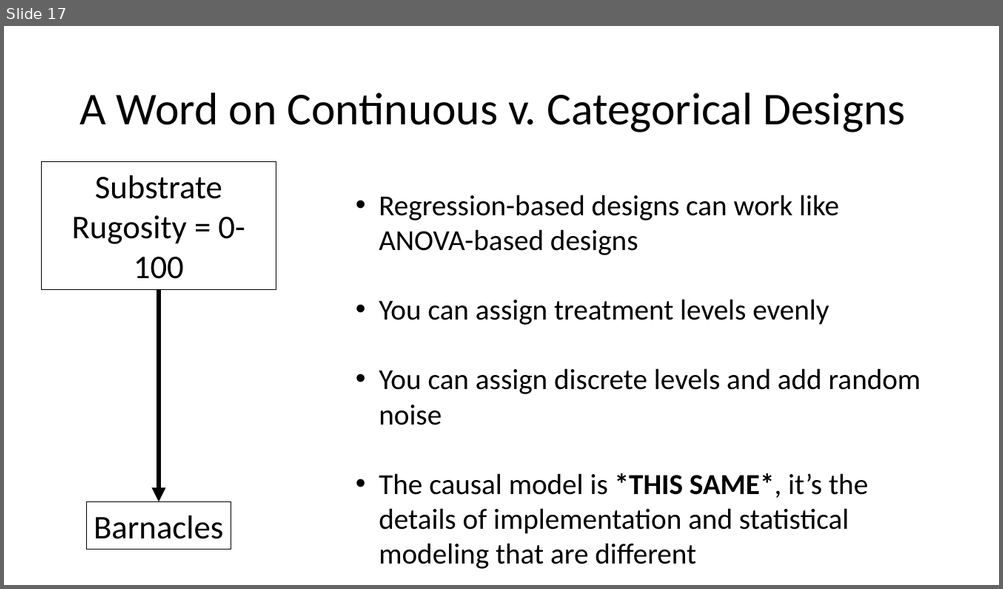
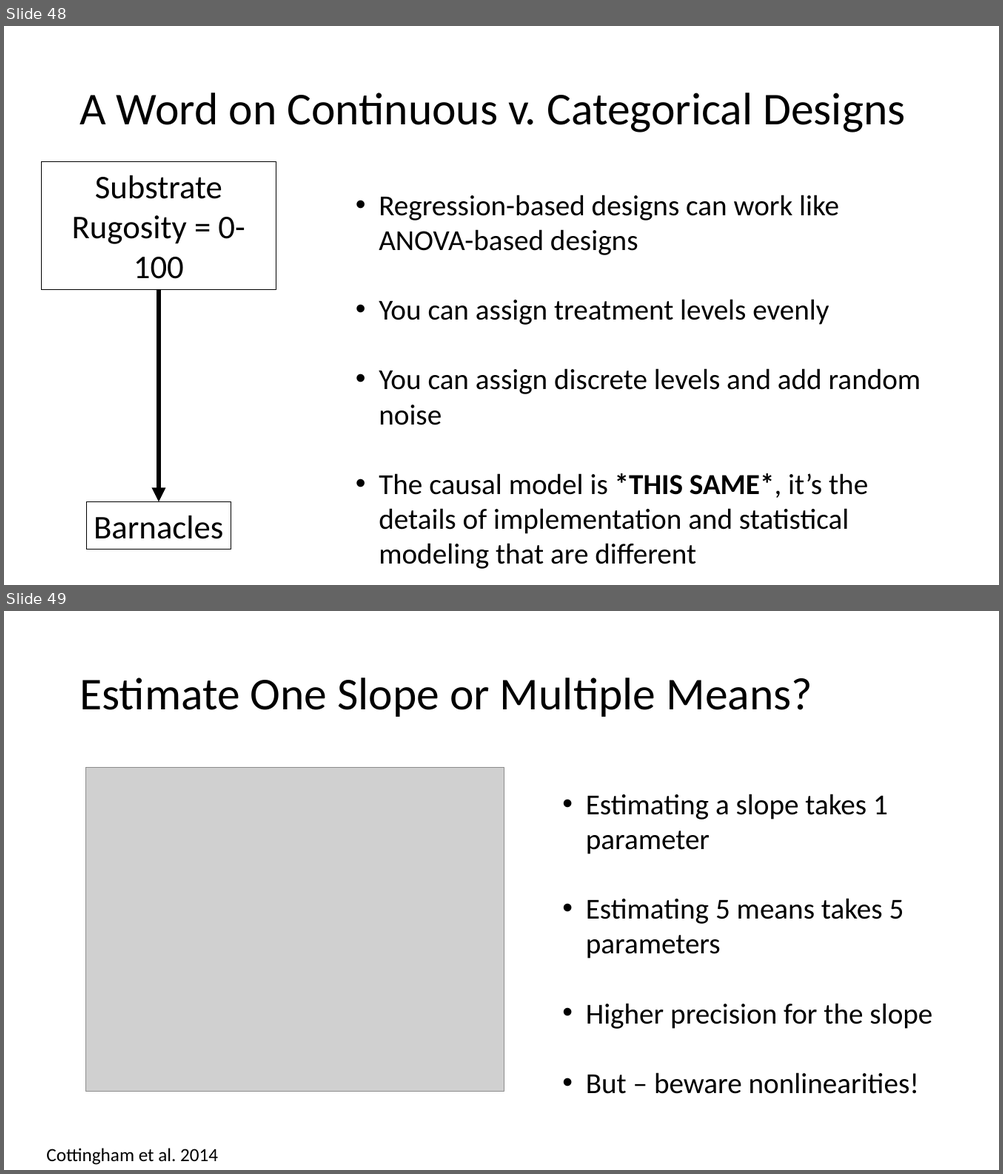
Before and after one commit to biol607/biol607.github.io, a slide deck: lectures/causality_experiments.pptx. Shown one above the other, each under a label of ours: slide 17 before the commit, slides 48 and 49 after it. The pictures are 1003x589 and 1003x1174 pixels, drawn with LibreOffice and Linux fonts; fonts in the diff are those of the drawing; grey boxes stand for pictures. Boxes give left, top, right and bottom in pixels: in the first picture for what was removed or moved away, otherwise in the second. Text is boxed around its words. In the diff, an @@ line names an element or a change of style, - is before the commit and + after.

```diff
--- a/lectures/causality_experiments.pptx
+++ b/lectures/causality_experiments.pptx
@@ slide 49 added at [4,611,999,1170], background #FFFFFF @@
@@ title added at [79,678,812,717], 44 pt, text #000000 @@
+Estimate One Slope or Multiple Means?
@@ picture added at [86,768,504,1091] @@
@@ text added at [586,794,932,1094], 28 pt, text #000000 @@
+• Estimating a slope takes 1 parameter
+• Estimating 5 means takes 5 parameters
+• Higher precision for the slope
+• But – beware nonlinearities!
@@ text added at [46,1148,218,1165], 18 pt, text #000000 @@
+Cottingham et al. 2014
@@ what was slide 17 is now slide 48 @@
```
Also in this commit, not shown: 11 slides changed, 21 other slides added, 22 slides removed.
